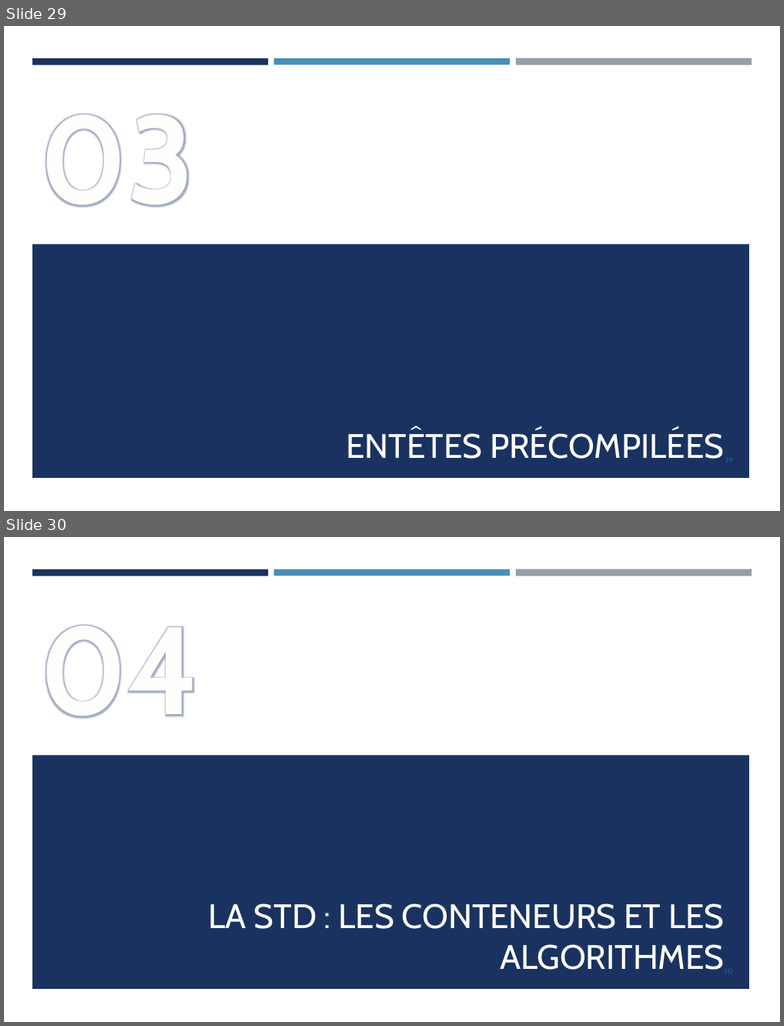
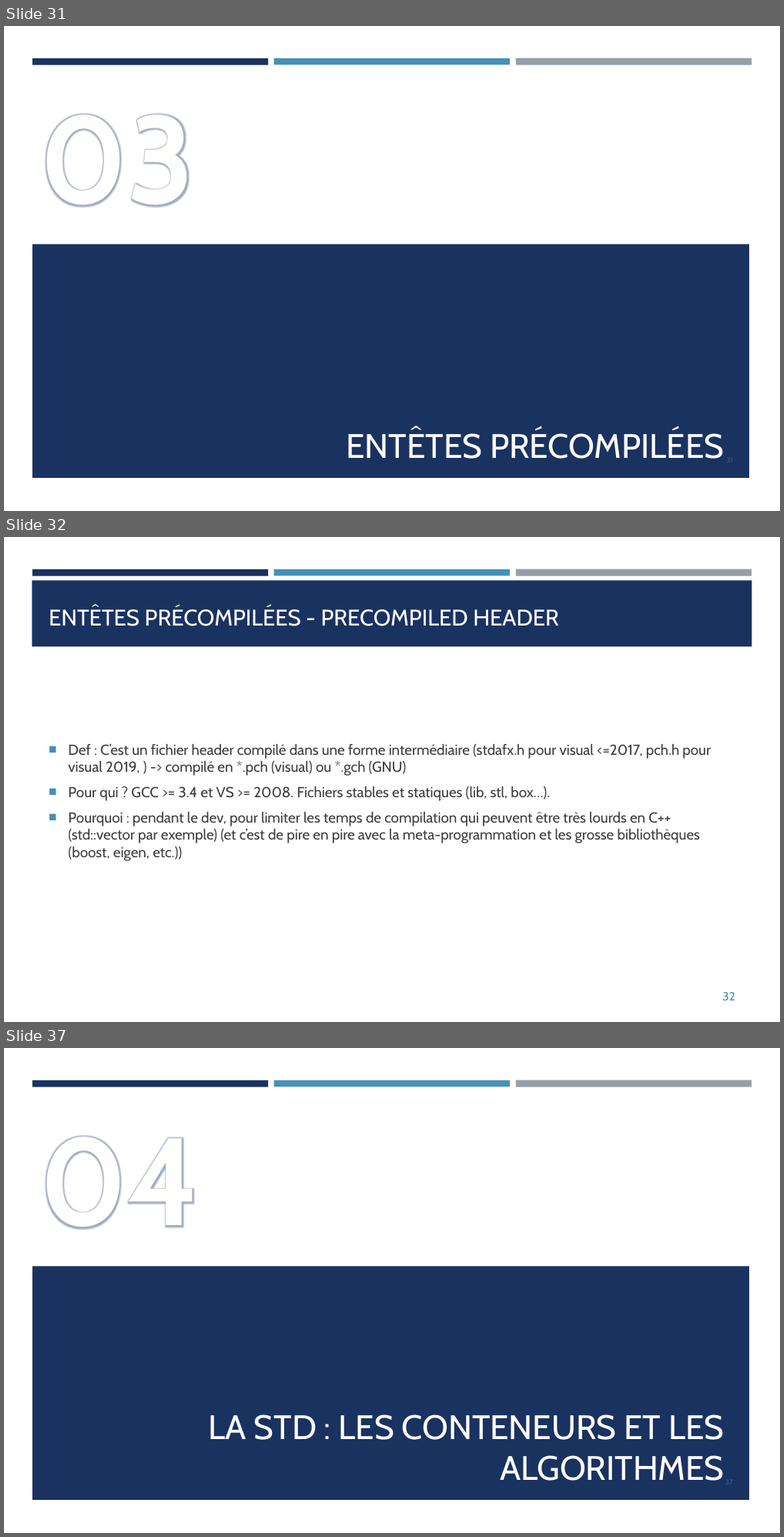
Before and after one commit to franckginguene/cpp_scalian, a slide deck: diapos/CPP_matin.pptx. Shown one above the other, each under a label of ours: slides 29 and 30 before the commit, slides 31, 32 and 37 after it; the slides between them are not shown. The pictures are 784x1026 and 784x1537 pixels, drawn with LibreOffice and Linux fonts; fonts in the diff are those of the drawing. Boxes give left, top, right and bottom in pixels: in the first picture for what was removed or moved away, otherwise in the second. Text is boxed around its words. In the diff, an @@ line names an element or a change of style, - is before the commit and + after.

Commit message:
entête précompilées

```diff
--- a/diapos/CPP_matin.pptx
+++ b/diapos/CPP_matin.pptx
@@ slide 32 added at <box>4,537,780,1022</box>, background #FFFFFF; not listed: 3 template elements that a slide beside it also shows @@
@@ rectangle added at <box>32,580,752,646</box>, fill #1A3260 @@
@@ title added at <box>49,606,559,626</box>, 21 pt, text #FFFFFF @@
+ENTÊTES PRÉCOMPILÉES - PRECOMPILED HEADER
@@ text added at <box>68,744,711,861</box>, 13.5 pt, text #3D3D3D @@
+■ Def : C’est un fichier header compilé dans une forme intermédiaire (stdafx.h pour visual <=2017, pch.h pour visual 2019, ) -> compilé en *.pch (visual) ou *.gch (GNU)
+■ Pour qui ? GCC >= 3.4 et VS >= 2008. Fichiers stables et statiques (lib, stl, box…).
+■ Pourquoi : pendant le dev, pour limiter les temps de compilation qui peuvent être très lourds en C++ (std::vector par exemple) (et c’est de pire en pire avec la meta-programmation et les grosse bibliothèques (boost, eigen, etc.))
@@ page number added at <box>722,992,736,1001</box>, 11 pt, text #4590B8 @@
+32
@@ what was slide 29 is now slide 31 @@
@@ what was slide 30 is now slide 37 @@
```
Also in this commit, not shown: 1 slide changed, 6 other slides added.
